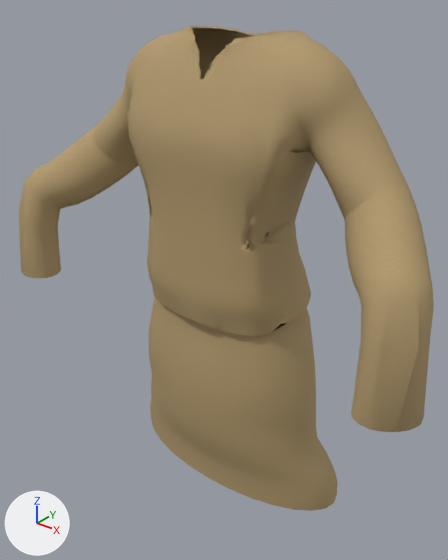
A saved change to the glTF model client/public/assets/characters/prototype/parts/top_kaftan_male.glb.
Camera for both pictures: a camera (50 mm lens) standing at (0.81, -1.066, 1.583) and looking at (-0.018, -0.032, 0.942). Every picture has the same lights, and +X, +Y and +Z are marked at lower left. The first picture is the older version. Vertices at exactly the same position are counted once.

Objects in the first picture: 'AWD_W_top_kaftan_l0'.
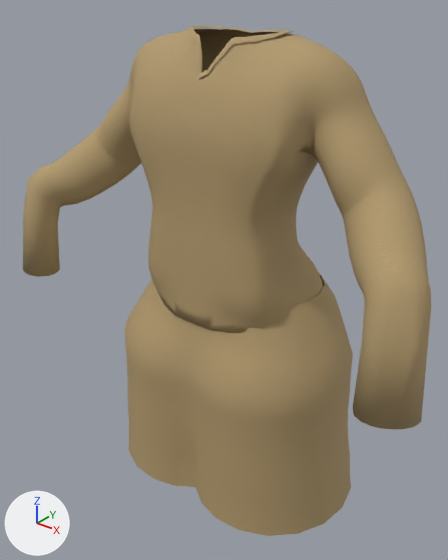
What differs and where, as boxes [x1, y1, x2, y2] in the pictures (448 x 560 px; the box of a moved part takes in the faces that stretch with it):
'AWD_W_top_kaftan_l0', reshaped: before [19, 26, 434, 511]; after [23, 26, 431, 536]
part 1 of me_awd_w_top_kaftan_l0, rebuilt (21% wider, 22% taller): before [149, 298, 337, 511]; after [125, 275, 353, 536]
part 2 of me_awd_w_top_kaftan_l0, added (beige): after [187, 26, 292, 78]
part 3 of me_awd_w_top_kaftan_l0, moved or reshaped: before [19, 26, 434, 432]; after [23, 29, 431, 429]

The edits, one by one:
me_awd_w_top_kaftan_l0 is used by ob_awd_w_top_kaftan_l0; location (0.0, 0.0, 0.0).
me_awd_w_top_kaftan_l0 had 2973 vertices, 5740 faces and spanned x -0.545..0.545, y -0.267..0.132, z 0.41..1.494.
me_awd_w_top_kaftan_l0 now has 3181 vertices, 6016 faces and spans x -0.542..0.542, y -0.261..0.244, z 0.41..1.494.
me_awd_w_top_kaftan_l0 part 1: the loose piece of 308 vertices spanning x -0.304..0.304, y -0.164..0.131, z 0.41..0.942 is rebuilt with 308 vertices and now spans x -0.328..0.328, y -0.217..0.244, z 0.41..0.955.
me_awd_w_top_kaftan_l0 part 2: a new loose piece of 216 vertices spanning x -0.121..0.121, y -0.126..0.048, z 1.411..1.494, in mat_awd_fabric_cotton_kaftan.
me_awd_w_top_kaftan_l0 part 3: 1 vertex moved within x 0.0, y -0.132, z 1.397; 2657 vertices removed from x -0.545..0.545, y -0.267..0.132, z 0.888..1.494; 2649 vertices added at x -0.542..0.542, y -0.261..0.146, z 0.892..1.488.
